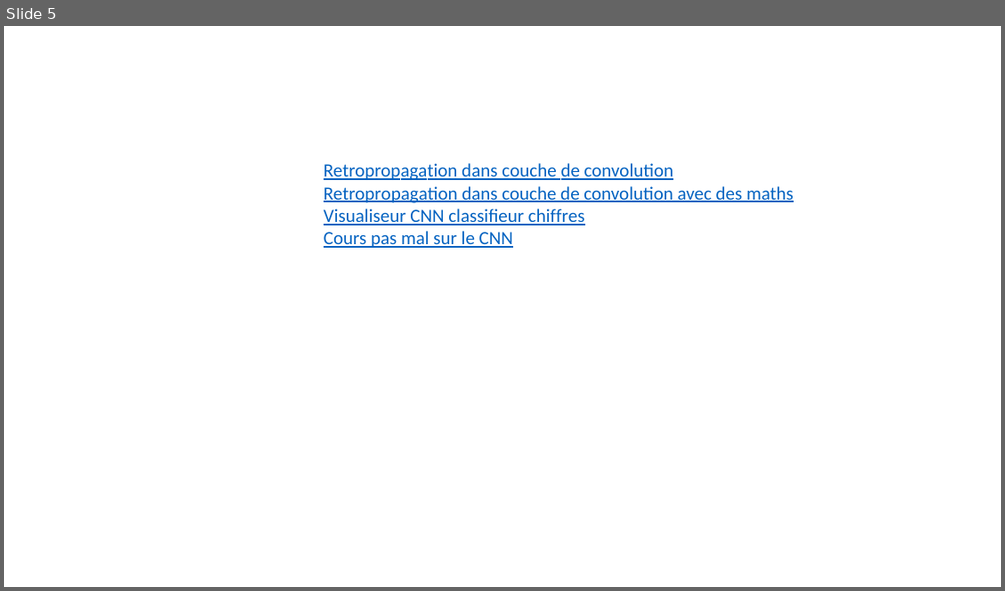
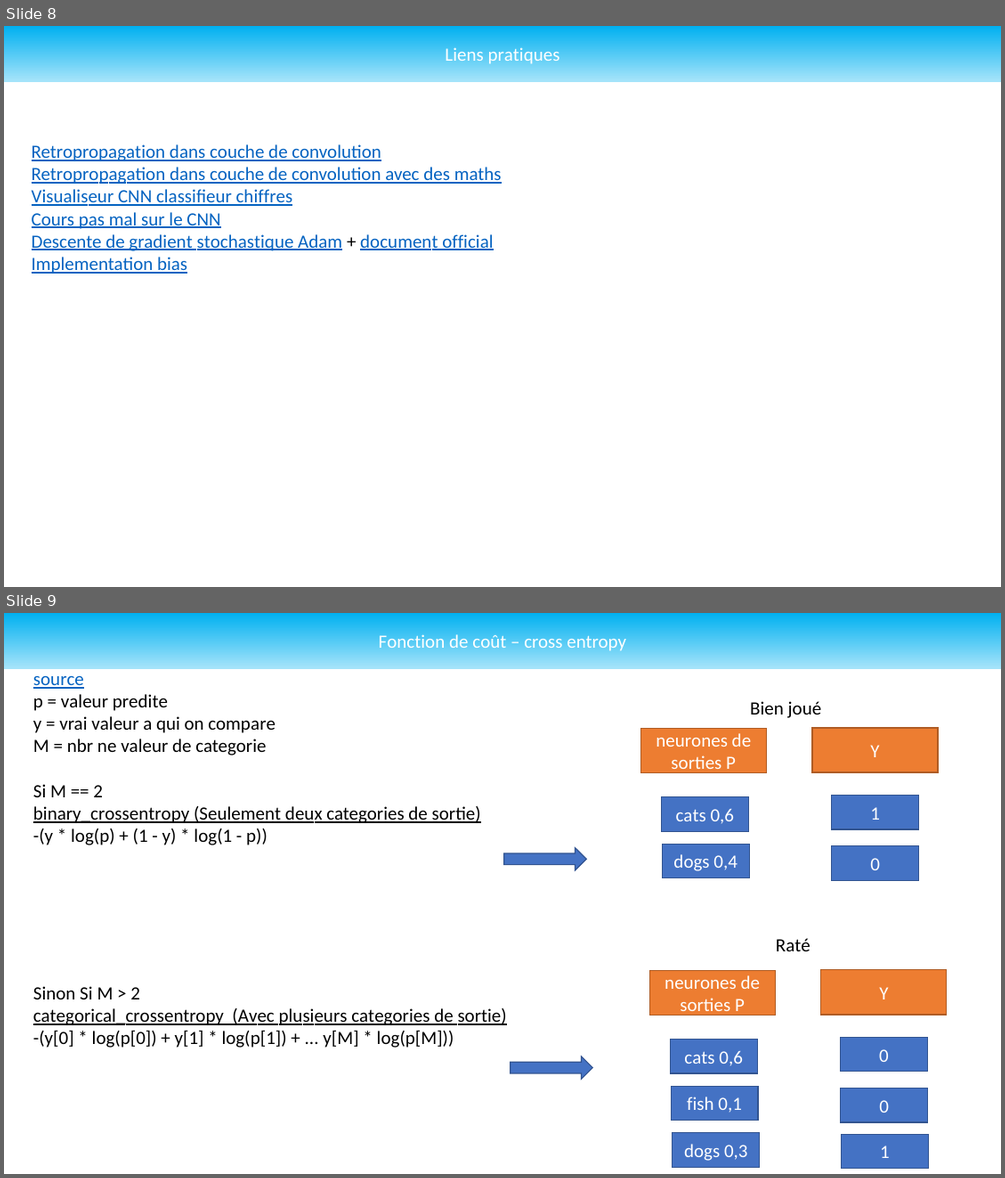
Before and after one commit to Undefined-Team/ProtoDeep-old, a slide deck: Docs/Draft/Draft_Struct.pptx. Shown one above the other, each under a label of ours: slide 5 before the commit, slides 8 and 9 after it. The pictures are 1005x591 and 1005x1178 pixels, drawn with LibreOffice and Linux fonts; fonts in the diff are those of the drawing. Boxes give left, top, right and bottom in pixels: in the first picture for what was removed or moved away, otherwise in the second. Text is boxed around its words. In the diff, an @@ line names an element or a change of style, - is before the commit and + after.

```diff
--- a/Docs/Draft/Draft_Struct.pptx
+++ b/Docs/Draft/Draft_Struct.pptx
@@ slide 9 added at [4,613,1001,1174], background #FFFFFF @@
@@ rectangle added at [4,613,1001,668], fill gradient #00B0F0 to #A6E4FA, 18 pt, text #FFFFFF @@
+Fonction de coût – cross entropy
@@ text added at [33,675,507,1047], 18 pt, text #000000 @@
+source
+p = valeur predite
+y = vrai valeur a qui on compare
+M = nbr ne valeur de categorie
+Si M == 2
+binary_crossentropy (Seulement deux categories de sortie)
+-(y * log(p) + (1 - y) * log(1 - p))
+Sinon Si M > 2
+categorical_crossentropy (Avec plusieurs categories de sortie)
+-(y[0] * log(p[0]) + y[1] * log(p[1]) + ... y[M] * log(p[M]))
@@ text added at [750,701,822,718], 18 pt, text #000000 @@
+Bien joué
@@ rectangle added at [641,728,767,773], fill #ED7D31, outline #AF5C24 1 pt, 18 pt, text #FFFFFF @@
+neurones de sorties P
@@ rectangle added at [812,728,938,773], fill #ED7D31, outline #AF5C24 1 pt, 18 pt, text #FFFFFF @@
+Y
@@ rectangle added at [662,797,749,831], fill #4472C4, outline #325491 1 pt, 18 pt, text #FFFFFF @@
+cats 0,6
@@ rectangle added at [832,795,919,829], fill #4472C4, outline #325491 1 pt, 18 pt, text #FFFFFF @@
+1
@@ right arrow added at [504,848,587,870], fill #4472C4, outline #325491 1 pt @@
@@ rectangle added at [662,844,750,878], fill #4472C4, outline #325491 1 pt, 18 pt, text #FFFFFF @@
+dogs 0,4
@@ rectangle added at [832,845,919,880], fill #4472C4, outline #325491 1 pt, 18 pt, text #FFFFFF @@
+0
@@ text added at [776,938,810,951], 18 pt, text #000000 @@
+Raté
@@ rectangle added at [649,971,775,1015], fill #ED7D31, outline #AF5C24 1 pt, 18 pt, text #FFFFFF @@
+neurones de sorties P
@@ rectangle added at [821,970,947,1014], fill #ED7D31, outline #AF5C24 1 pt, 18 pt, text #FFFFFF @@
+Y
@@ rectangle added at [671,1039,758,1074], fill #4472C4, outline #325491 1 pt, 18 pt, text #FFFFFF @@
+cats 0,6
@@ rectangle added at [841,1037,928,1071], fill #4472C4, outline #325491 1 pt, 18 pt, text #FFFFFF @@
+0
@@ right arrow added at [510,1056,592,1078], fill #4472C4, outline #325491 1 pt @@
@@ rectangle added at [671,1086,759,1120], fill #4472C4, outline #325491 1 pt, 18 pt, text #FFFFFF @@
+fish 0,1
@@ rectangle added at [841,1088,928,1122], fill #4472C4, outline #325491 1 pt, 18 pt, text #FFFFFF @@
+0
@@ rectangle added at [672,1133,760,1167], fill #4472C4, outline #325491 1 pt, 18 pt, text #FFFFFF @@
+dogs 0,3
@@ rectangle added at [841,1135,929,1168], fill #4472C4, outline #325491 1 pt, 18 pt, text #FFFFFF @@
+1
@@ what was slide 5 is now slide 8 @@
@@ slide 8 changed as well @@
@@ rectangle added at [4,26,1001,81], fill gradient #00B0F0 to #A6E4FA, 18 pt, text #FFFFFF @@
+Liens pratiques
@@ text "Retropropagation dans couche de convolution": place and size @@
-text "Retropropagation dans couche de convolution" at [324,163,793,248]
+text "Retropropagation dans couche de convolution" at [32,144,502,273]
@@ text at [32,234,493,273]: paragraphs added @@
+Descente de gradient stochastique Adam + document official
+Implementation bias
```
Also in this commit, not shown: 4 other slides changed, 4 other slides added, 1 other file.
